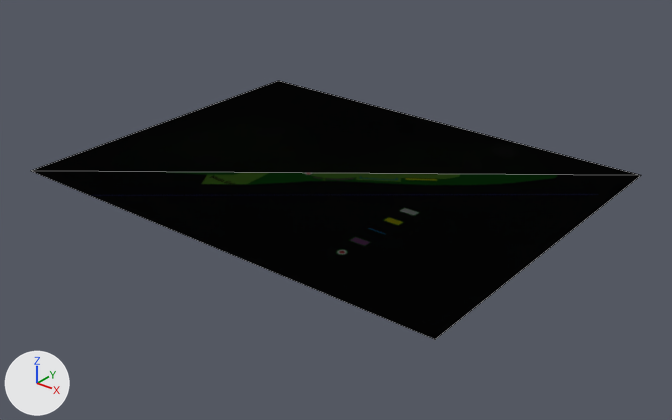
Before and after pictures for a commit that changed the COLLADA model bin/data/FieldDay-2012-2D.dae.
Camera for both pictures: a camera (50 mm lens) standing at (1.608, -0.994, 0.772) and looking at (0.523, 0.362, -0.069). Every picture has the same lights, and +X, +Y and +Z are marked at lower left. Mesh edges are drawn as thin lines. Where no turn or scale is listed for an object, it has been applied to the vertices.

The first picture shows 'SketchUp', 'image_0'.
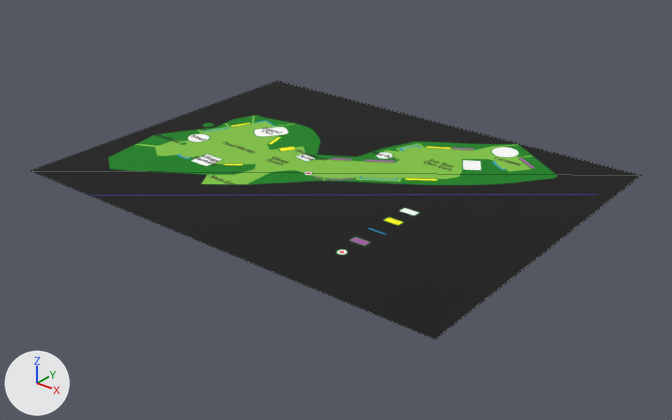
What changed in the scene script:
```text
Change ob_sketchup:
    ob_sketchup: bpy.data.objects.new('SketchUp', me_sketchup) -> bpy.data.objects.new('SketchUp', None)
```

Location of each change, [x1, y1, x2, y2] in pixels of the pictures (672 x 420 px):
'SketchUp', no longer drawn (black)
    before: [32, 81, 638, 175]
